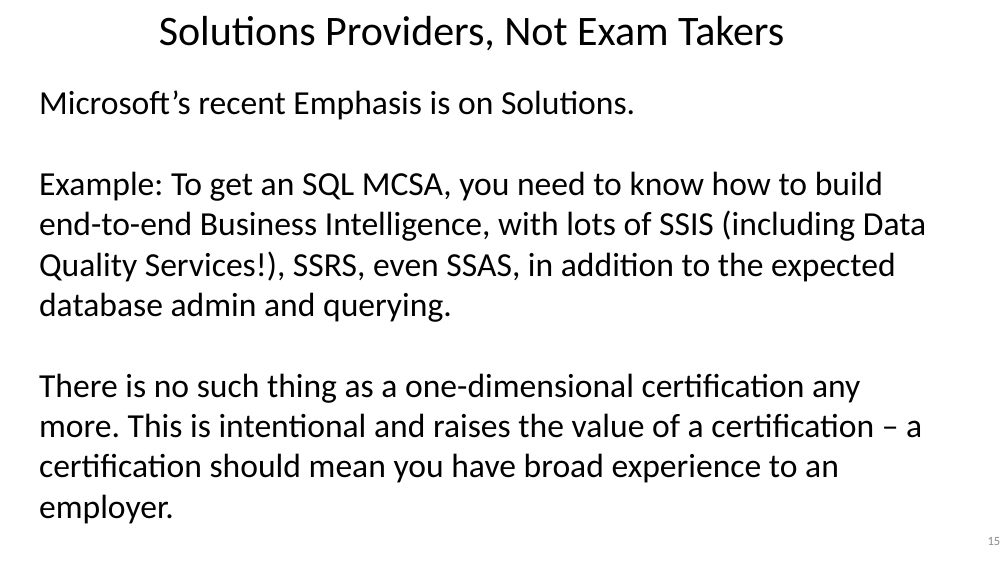
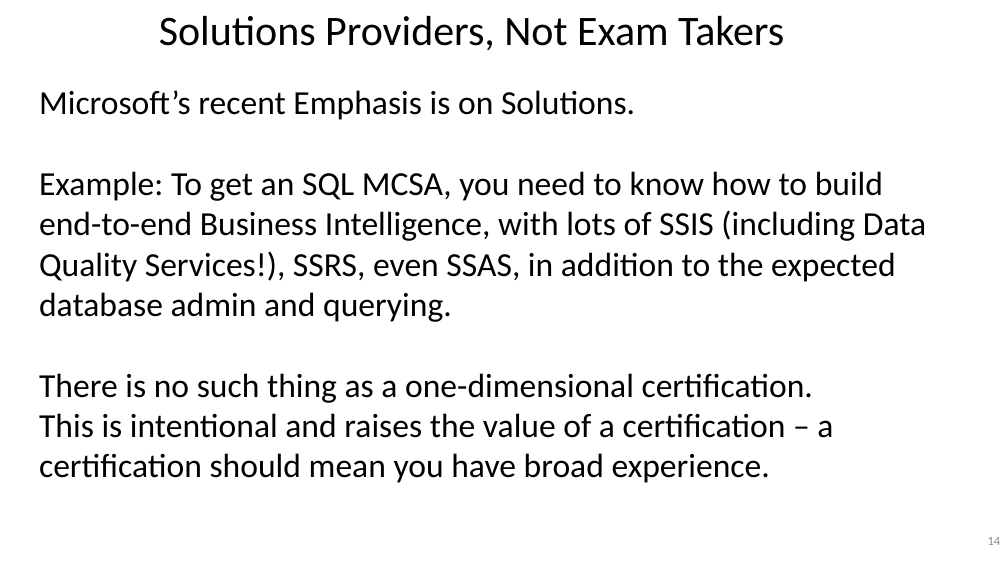
Before and after one commit to williamadba/Public-Presentations, a slide deck: slide 14 of Houston Tech Fest 2018/Think Like a Certification Exam - HTF 2018.pptx (slide 15 before the commit). Drawn at 1008x567 pixels with LibreOffice and Linux fonts; fonts in the diff are those of the drawing; background and template pictures are left out. Boxes give left, top, right and bottom in pixels: in the first picture for what was removed or moved away, otherwise in the second. Text is boxed around its words. In the diff, an @@ line names an element or a change of style, - is before the commit and + after.

```diff
--- a/Houston Tech Fest 2018/Think Like a Certification Exam - HTF 2018.pptx
+++ b/Houston Tech Fest 2018/Think Like a Certification Exam - HTF 2018.pptx
@@ text at [39, 373, 833, 483]: text changed @@
-There is no such thing as a one-dimensional certification any more. This is intentional and raises the value of a certification – a certification should mean you have broad experience to an employer.
+There is no such thing as a one-dimensional certification.
+This is intentional and raises the value of a certification – a certification should mean you have broad experience.
@@ page number at [988, 537, 1001, 545]: text changed @@
-15
+14
```
Also in this commit, not shown: 14 other slides changed, 1 slide added, 2 other files.
